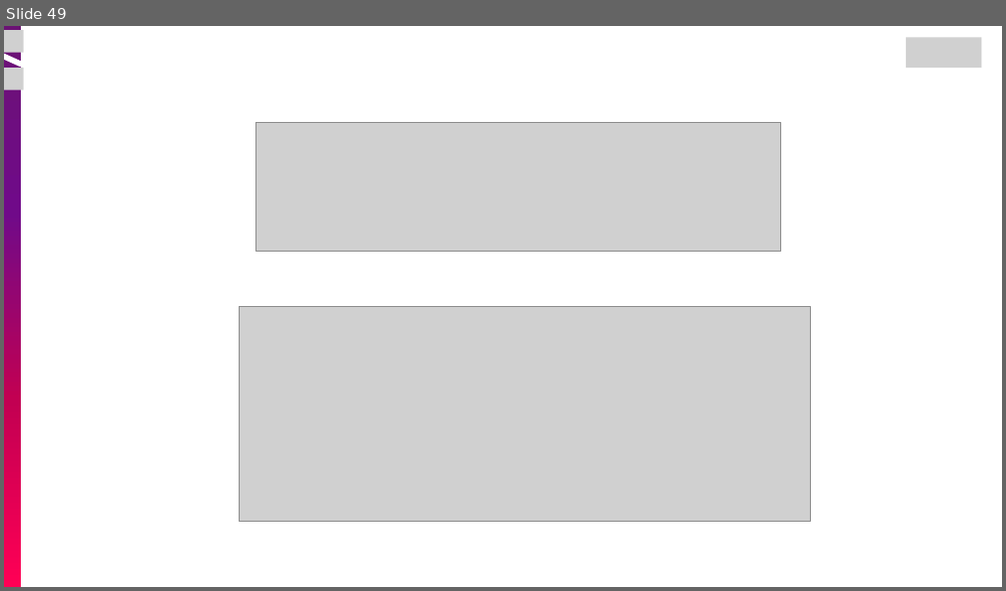
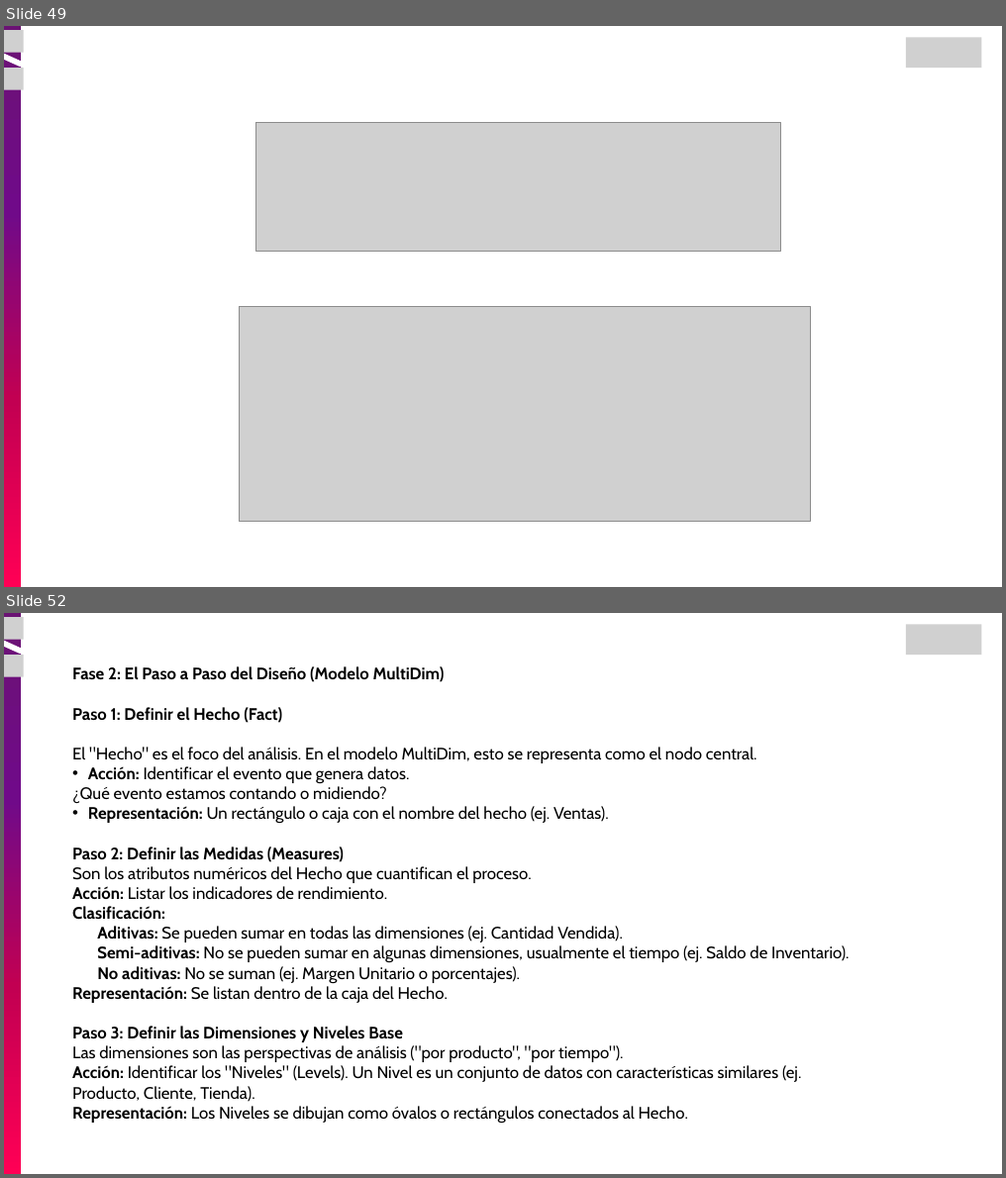
Before and after one commit to pariasm97/curso-ingenieria-de-datos, a slide deck: modulo-02_bases_datos/02_Bodegas de Datos - Intro Redshift/01_Bodegas de Datos.pptx. Shown one above the other, each under a label of ours: slide 49 before the commit, slides 49 and 52 after it; the slides between them are not shown. The pictures are 1006x591 and 1006x1178 pixels, drawn with LibreOffice and Linux fonts; fonts in the diff are those of the drawing; grey boxes stand for pictures. Boxes give left, top, right and bottom in pixels: in the first picture for what was removed or moved away, otherwise in the second. Text is boxed around its words. In the diff, an @@ line names an element or a change of style, - is before the commit and + after.

```diff
--- a/modulo-02_bases_datos/02_Bodegas de Datos - Intro Redshift/01_Bodegas de Datos.pptx
+++ b/modulo-02_bases_datos/02_Bodegas de Datos - Intro Redshift/01_Bodegas de Datos.pptx
@@ slide 52 added at (4,613,1002,1174), background #FFFFFF @@
@@ group added at (4,613,25,1174): 2 freeform shapes, 2 pictures @@
@@ picture added at (906,625,981,655) @@
@@ text added at (72,666,849,1123), 24 pt, text #000000 @@
+Fase 2: El Paso a Paso del Diseño (Modelo MultiDim)
+Paso 1: Definir el Hecho (Fact)
+El "Hecho" es el foco del análisis. En el modelo MultiDim, esto se representa como el nodo central.
+• Acción: Identificar el evento que genera datos.
+¿Qué evento estamos contando o midiendo?
+• Representación: Un rectángulo o caja con el nombre del hecho (ej. Ventas).
+Paso 2: Definir las Medidas (Measures)
+Son los atributos numéricos del Hecho que cuantifican el proceso.
+Acción: Listar los indicadores de rendimiento.
+Clasificación:
+  Aditivas: Se pueden sumar en todas las dimensiones (ej. Cantidad Vendida).
+  Semi-aditivas: No se pueden sumar en algunas dimensiones, usualmente el tiempo (ej. Saldo de Inventario).
+No aditivas: No se suman (ej. Margen Unitario o porcentajes).
+Representación: Se listan dentro de la caja del Hecho.
+Paso 3: Definir las Dimensiones y Niveles Base
+Las dimensiones son las perspectivas de análisis ("por producto", "por tiempo").
+Acción: Identificar los "Niveles" (Levels). Un Nivel es un conjunto de datos con características similares (ej. Producto, Cliente, Tienda).
+Representación: Los Niveles se dibujan como óvalos o rectángulos conectados al Hecho.
```
Also in this commit, not shown: 23 slides changed, 12 other slides added.
